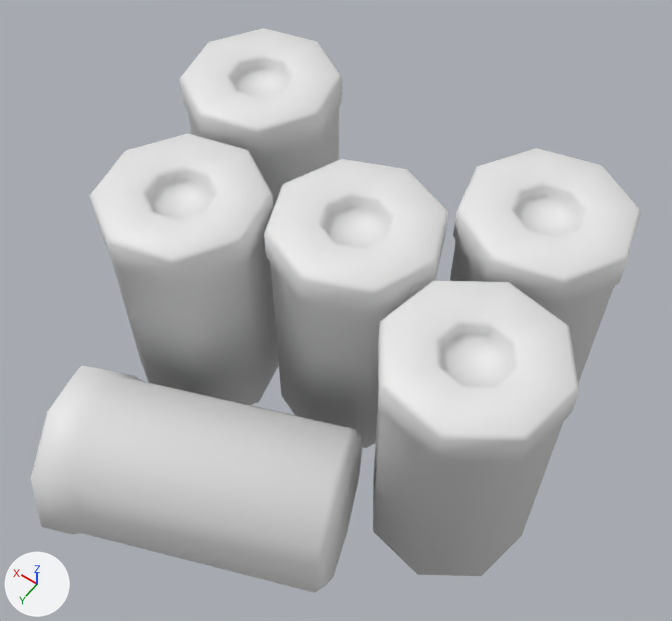
A saved change to the FBX model MyGameMaker/MyGameEditor/Assets/Meshes/ShotgunShells.fbx.
Before and after are seen from a camera (50 mm lens) standing at (-0.589, 0.838, 1.48) and looking at (-0.04, 0.069, 0.272). The lights are fixed; the arrows at lower left show +X, +Y and +Z. The picture after the commit comes second. Where no turn or scale is listed for an object, it has been applied to the vertices.

Objects in the first picture: 'shotgun boolets'.
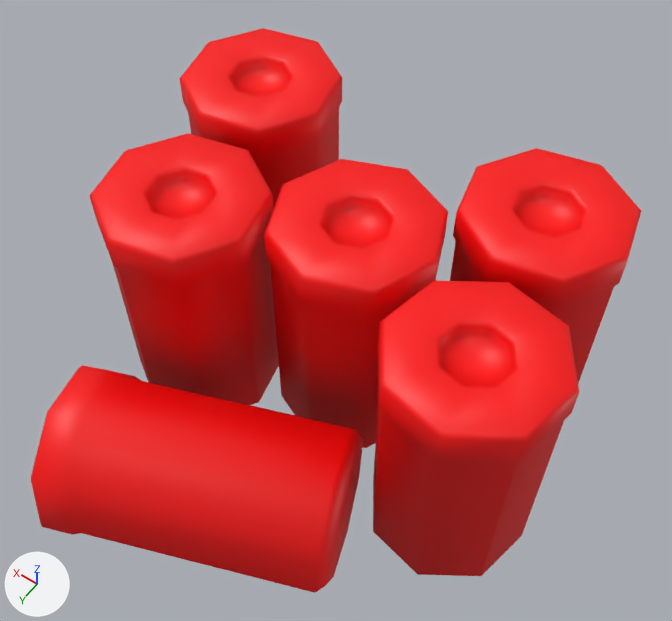
Pixel boxes [x1, y1, x2, y2] of what changed, in the pictures (672 x 621 px):
'shotgun boolets', recoloured (white to red): [31, 28, 641, 593] in both

The edits, one by one:
Picture 'ShotgunShells.png' (img_shotgunshells_png) is new.
Material 'Material.001' (mat_material_001) is new.
Its texture is img_shotgunshells_png.
me_shotgun_boolets has 444 vertices, 480 faces and spans x -0.46..0.417, y -0.295..0.589, z -0.003..0.465.
me_shotgun_boolets gains material mat_material_001 (picture img_shotgunshells_png).
